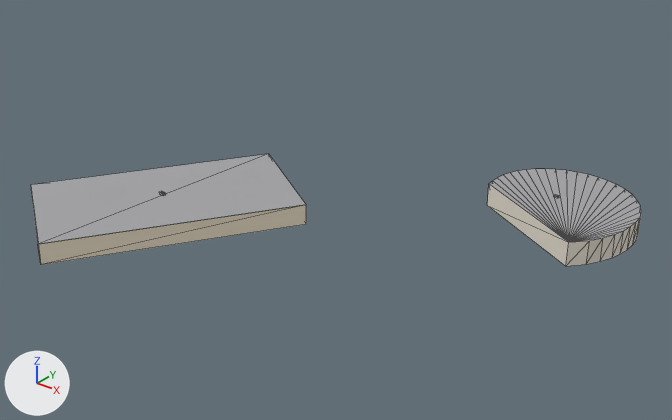
An edit to the glTF model output/dubai/buildings/building_1_1.glb, drawn before and after from the same camera.
Rendered twice from a 50 mm lens placed at (653.0, -650.0, 198.0), pointed at (406.0, -341.0, 7.0). The lights are fixed; the arrows at lower left show +X, +Y and +Z. The picture after the commit comes second. Mesh edges are drawn as thin lines. Vertices at exactly the same position are counted once.

Names of what the first picture shows: 'concrete_warm', 'roof', 'sandstone'.
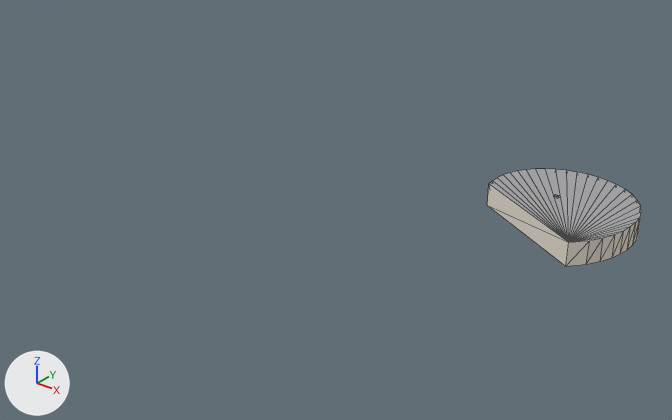
Changed parts and their boxes (x1, y1, x2, y2) in the pictures (672 x 420 px):
'roof', reshaped (75% narrower, 19% shorter)
    before: (31, 154, 641, 244)
    after: (489, 169, 641, 242)
'sandstone', deleted (pale yellow)
    before: (38, 205, 306, 265)
part 1 of me_roof, deleted
    before: (31, 154, 306, 244)

Edits to the bpy script that builds the scene:
```text
Change me_roof:
    used by ob_roof; location = (0.0, 0.0, 0.0)
    remove me_roof.from_pydata(...)  # 49 vertices, 49 faces; spans x 276.0..525.0, y -453.0..-239.0, z 10.0..13.0
    add me_roof.from_pydata(...)  # 37 vertices, 37 faces; spans x 452.0..525.0, y -312.0..-239.0, z 12.0..13.0
    me_roof part 1: the loose piece of 4 vertices spanning x 276.0..396.0, y -453.0..-316.0, z 10.0 is deleted
    other edits to the shape of me_roof do not show in these pictures
Remove ob_sandstone:
    ob_sandstone = bpy.data.objects.new('sandstone', me_sandstone)
    ob_sandstone.location = (0.0, 0.0, 0.0)
```
